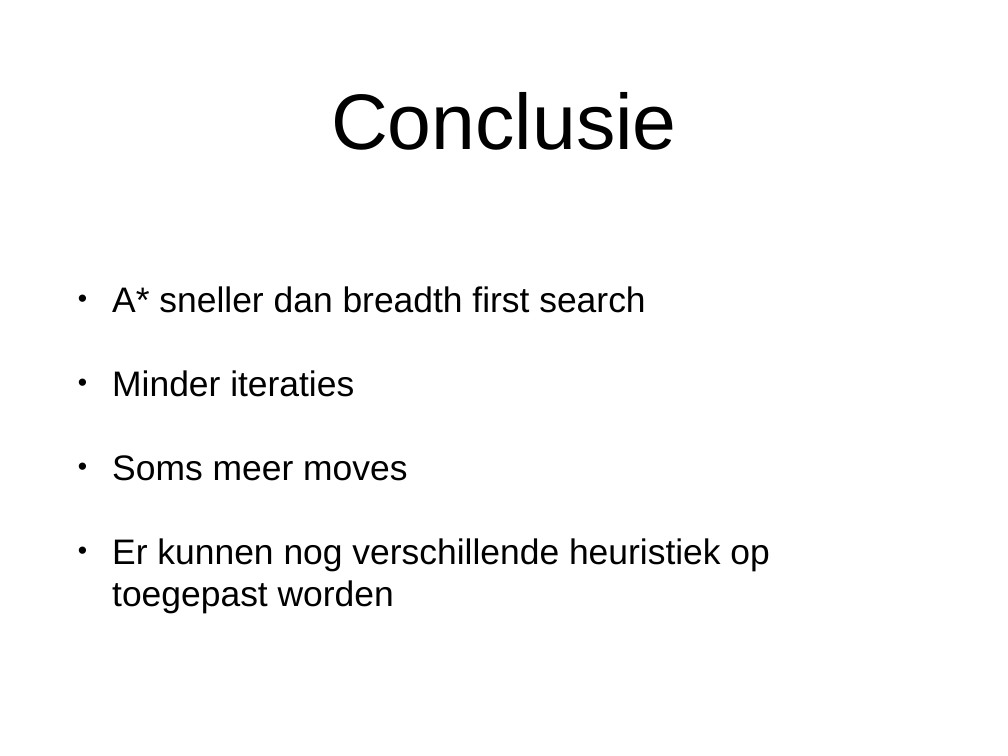
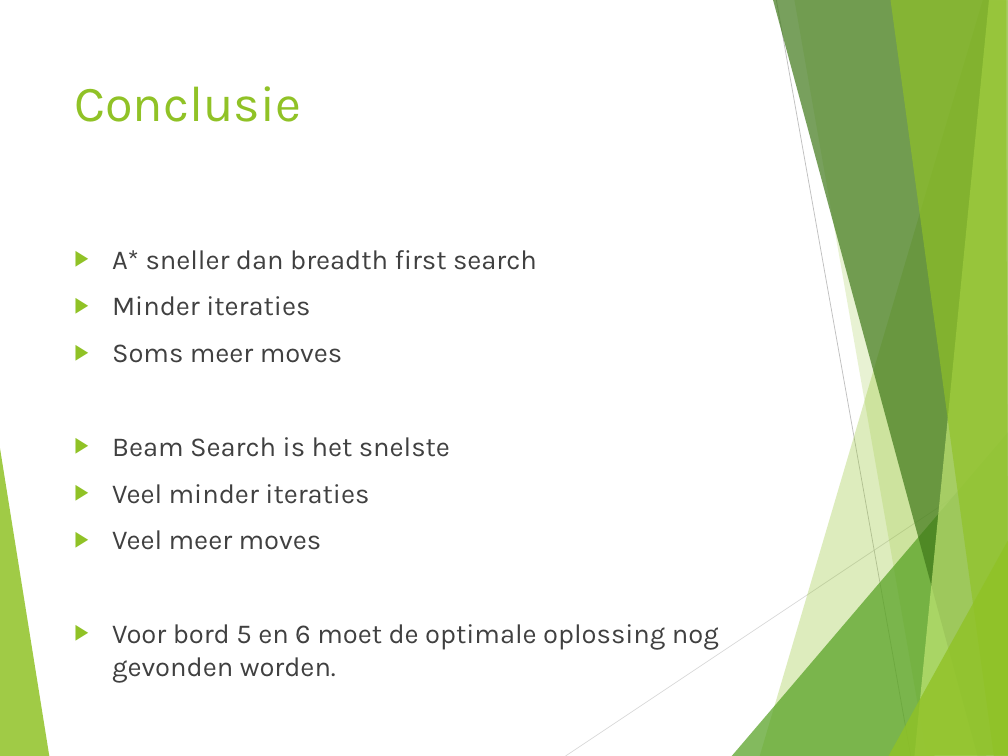
Before and after one commit to NicoleFS/Heuristieken_Rush_Hour, a slide deck: slide 14 of Presentatie Rush Hour pp.pptx (slide 9 before the commit). Drawn at 1008x756 pixels with LibreOffice and Linux fonts; fonts in the diff are those of the drawing. Boxes give left, top, right and bottom in pixels: in the first picture for what was removed or moved away, otherwise in the second. Text is boxed around its words. In the diff, an @@ line names an element or a change of style, - is before the commit and + after.

```diff
--- a/Presentatie Rush Hour pp.pptx
+++ b/Presentatie Rush Hour pp.pptx
@@ title "Conclusie": place and size @@
-title "Conclusie" at [331,92,677,150]
+title "Conclusie" at [74,86,301,122]
@@ title "Conclusie" at [74,86,301,122]: size 80 to 51.2 pt, font Arial to Karla, text colour #000000 to #90C226; alignment centre to left; vertical alignment middle to top @@
@@ text "A* sneller dan breadth first ...": place and size @@
-text "A* sneller dan breadth first ..." at [112,286,769,614]
+text "A* sneller dan breadth first ..." at [112,250,719,683]
@@ text "A* sneller dan breadth first ..." at [112,250,719,683]: vertical alignment middle to top @@
@@ text at [112,250,537,363]: size 36 to 27.8 pt, font Arial to Karla, text colour #000000 to #404040 in "A* sneller dan breadth first search", "Minder iteraties", "Soms meer moves"; bullet • to ▶; less space between paragraphs @@
@@ text at [112,437,719,683]: text changed; size 36 to 27.8 pt; font Arial to Karla; text colour #000000 to #404040 @@
-• Er kunnen nog verschillende heuristiek op toegepast worden
+▶ Beam Search is het snelste
+▶ Veel minder iteraties
+▶ Veel meer moves
+▶ Voor bord 5 en 6 moet de optimale oplossing nog gevonden worden.
@@ group added at [0,0,1008,756]: 8 freeform shapes, 2 lines @@
```
Also in this commit, not shown: 7 other slides changed, 8 slides added, 2 slides removed, 1 other file.
